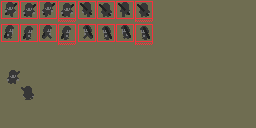
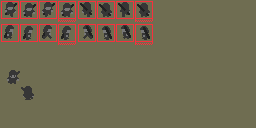
Layered file, before and after one edit (256×128). Changes by layer:
painted on "Shade-Silhouette" over <box>8,7,143,32</box>
